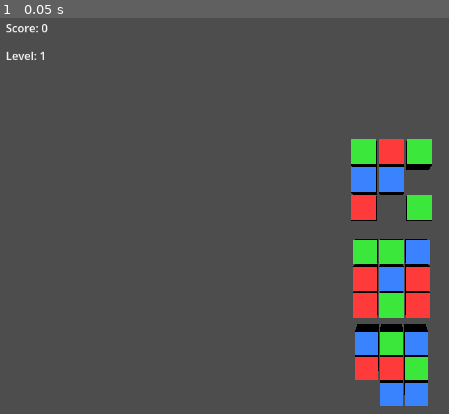
Above: before the commit, frame 1.
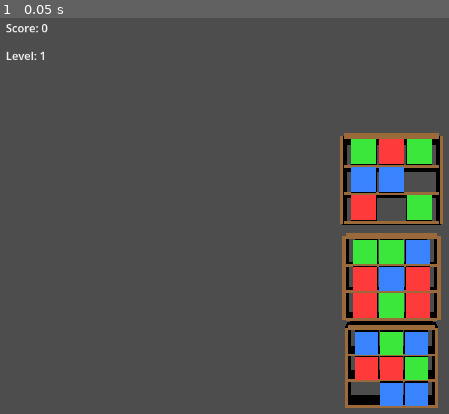
Above: after the commit, the same moment.

Repository: rochanehurst/TripleSort
Game: Godot game, scene res://scenes/core/GameScene.tscn
Same seed, same stepped clock (60 frames per second), same inputs: the game is played once before the commit and once after it.
Inputs:
- Up to frame 1 (0.05 s): no input

The runs differ from the first frame. In frame 1, 4.5% of the frame differs, in the area x 75-99%, y 29-99%.

Commit message:
Add wooden shelf visual mesh with row dividers

Diff:
--- a/scenes/core/ShelfUnit.tscn
+++ b/scenes/core/ShelfUnit.tscn
@@ -2,7 +2,60 @@
 
 [ext_resource type="Script" uid="uid://t70kf05doq72" path="res://scripts/core/ShelfUnit.gd" id="1_qj2op"]
 
+[sub_resource type="BoxMesh" id="BoxMesh_qj2op"]
+size = Vector3(3.8, 0.15, 0.8)
+
+[sub_resource type="StandardMaterial3D" id="StandardMaterial3D_qsce0"]
+albedo_color = Color(0.6, 0.4, 0.2, 1)
+
+[sub_resource type="BoxMesh" id="BoxMesh_y4nf1"]
+size = Vector3(0.15, 3.5, 0.8)
+
+[sub_resource type="StandardMaterial3D" id="StandardMaterial3D_kn57l"]
+albedo_color = Color(0.6, 0.4, 0.2, 1)
+
+[sub_resource type="BoxMesh" id="BoxMesh_qsce0"]
+size = Vector3(3.8, 0.12, 0.8)
+
+[sub_resource type="StandardMaterial3D" id="StandardMaterial3D_y4nf1"]
+albedo_color = Color(0.6, 0.4, 0.2, 1)
+
 [node name="ShelfUnit" type="Node3D" unique_id=1386829052]
 script = ExtResource("1_qj2op")
 
+[node name="ShelfMesh" type="MeshInstance3D" parent="." unique_id=209432351]
+transform = Transform3D(1, 0, 0, 0, 1, 0, 0, 0, 1, 0, 1.8, 0)
+mesh = SubResource("BoxMesh_qj2op")
+surface_material_override/0 = SubResource("StandardMaterial3D_qsce0")
+
+[node name="LeftPanel" type="MeshInstance3D" parent="." unique_id=930982389]
+transform = Transform3D(1, 0, 0, 0, 1, 0, 0, 0, 1, -1.98, 0, 0)
+mesh = SubResource("BoxMesh_y4nf1")
+surface_material_override/0 = SubResource("StandardMaterial3D_kn57l")
+
+[node name="RightPanel" type="MeshInstance3D" parent="." unique_id=748177659]
+transform = Transform3D(1, 0, 0, 0, 1, 0, 0, 0, 1, 1.98, 0, 0)
+mesh = SubResource("BoxMesh_y4nf1")
+surface_material_override/0 = SubResource("StandardMaterial3D_kn57l")
+
 [node name="SlotsContainer" type="Node3D" parent="." unique_id=1278067937]
+
+[node name="Plank0" type="MeshInstance3D" parent="." unique_id=31802917]
+transform = Transform3D(1, 0, 0, 0, 1, 0, 0, 0, 1, 0, 1.7, 0)
+mesh = SubResource("BoxMesh_qsce0")
+surface_material_override/0 = SubResource("StandardMaterial3D_y4nf1")
+
+[node name="Plank1" type="MeshInstance3D" parent="." unique_id=2091708984]
+transform = Transform3D(1, 0, 0, 0, 1, 0, 0, 0, 1, 0, 0.55, 0)
+mesh = SubResource("BoxMesh_qsce0")
+surface_material_override/0 = SubResource("StandardMaterial3D_y4nf1")
+
+[node name="Plank2" type="MeshInstance3D" parent="." unique_id=51724725]
+transform = Transform3D(1, 0, 0, 0, 1, 0, 0, 0, 1, 0, -0.55, 0)
+mesh = SubResource("BoxMesh_qsce0")
+surface_material_override/0 = SubResource("StandardMaterial3D_y4nf1")
+
+[node name="Plank3" type="MeshInstance3D" parent="." unique_id=1569386706]
+transform = Transform3D(1, 0, 0, 0, 1, 0, 0, 0, 1, 0, -1.7, 0)
+mesh = SubResource("BoxMesh_qsce0")
+surface_material_override/0 = SubResource("StandardMaterial3D_y4nf1")
